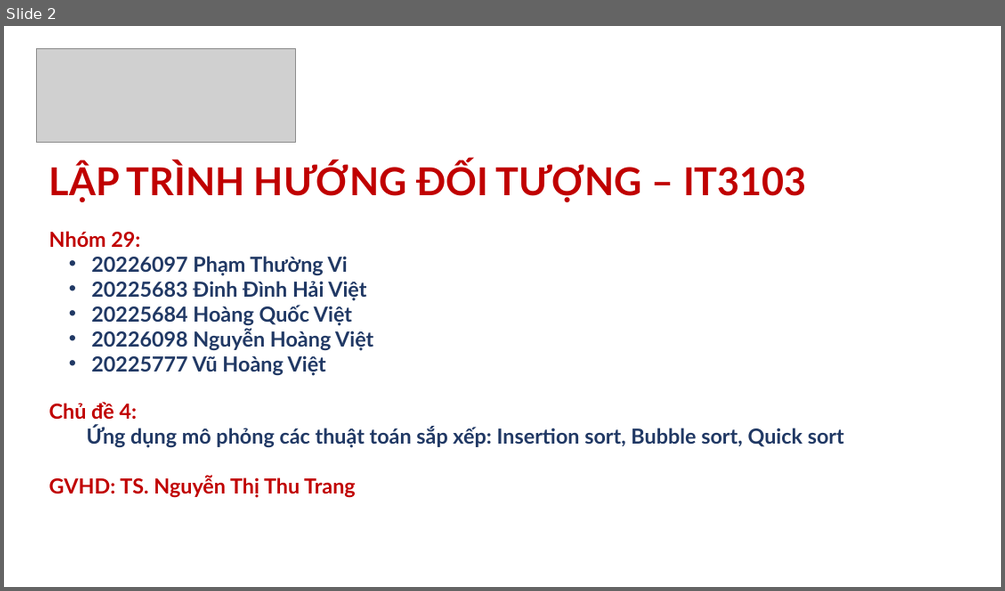
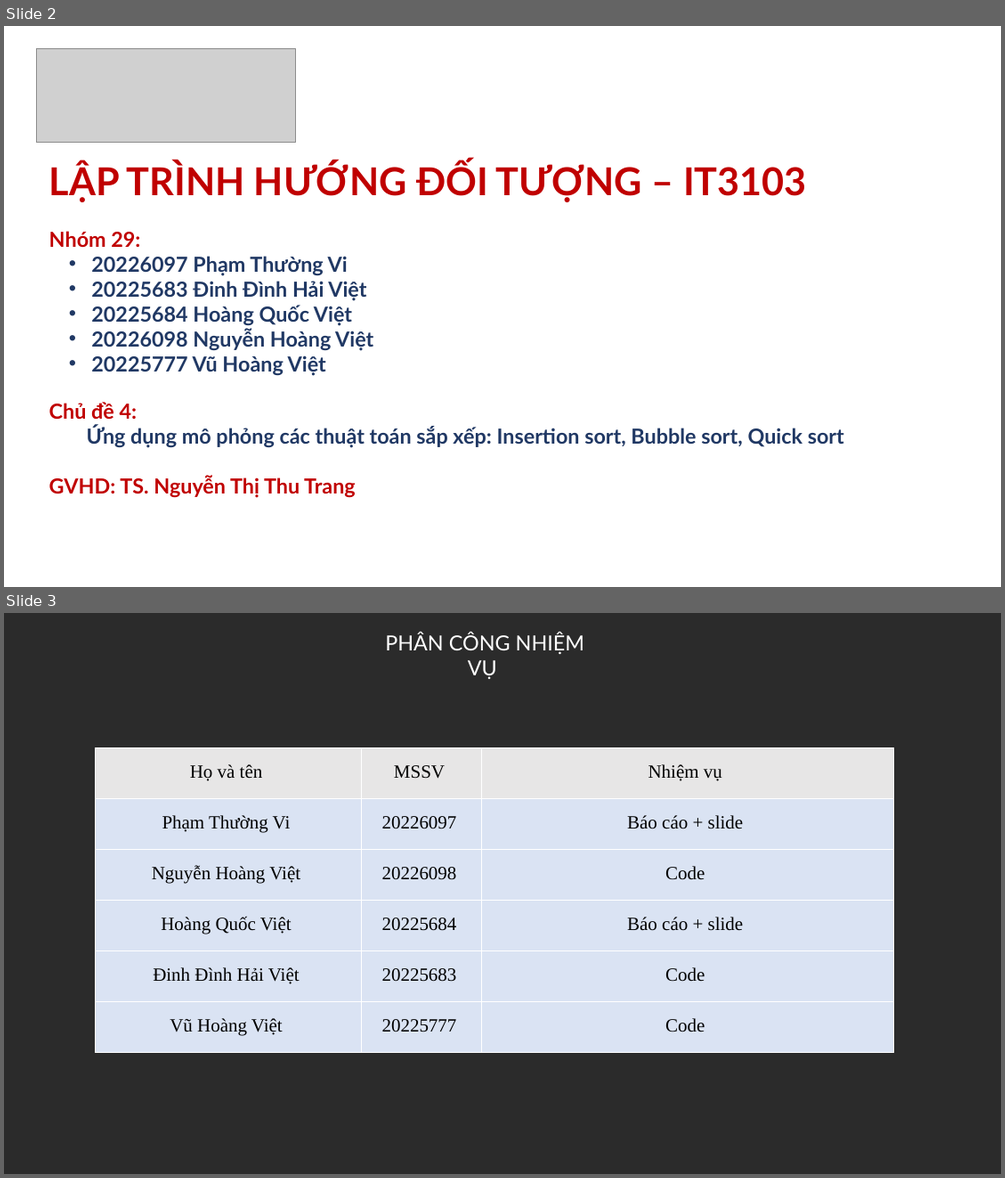
Before and after one commit to vitegod/LTHDT.20241-29, a slide deck: presentation/Slide_Nhóm 29.pptx. Shown one above the other, each under a label of ours: slide 2 before the commit, slides 2 and 3 after it. The pictures are 1005x591 and 1005x1178 pixels, drawn with LibreOffice and Linux fonts; fonts in the diff are those of the drawing; grey boxes stand for pictures; background and template pictures are left out; a plain dark background stands for a picture behind light text. Boxes give left, top, right and bottom in pixels: in the first picture for what was removed or moved away, otherwise in the second. Text is boxed around its words. In the diff, an @@ line names an element or a change of style, - is before the commit and + after.

```diff
--- a/presentation/Slide_Nhóm 29.pptx
+++ b/presentation/Slide_Nhóm 29.pptx
@@ slide 3 added at box(4, 613, 1001, 1174), background picture (left out) @@
@@ text added at box(385, 633, 584, 679), 20 pt, text #FFFFFF @@
+PHÂN CÔNG NHIỆM VỤ
@@ table added at box(96, 748, 893, 1053), 6 rows, 3 columns @@
+Họ và tên | MSSV | Nhiệm vụ
+Phạm Thường Vi | 20226097 | Báo cáo + slide
+Nguyễn Hoàng Việt | 20226098 | Code
+Hoàng Quốc Việt | 20225684 | Báo cáo + slide
+Đinh Đình Hải Việt | 20225683 | Code
+Vũ Hoàng Việt | 20225777 | Code
```
Also in this commit, not shown: 12 other slides added, 5 slides removed.
